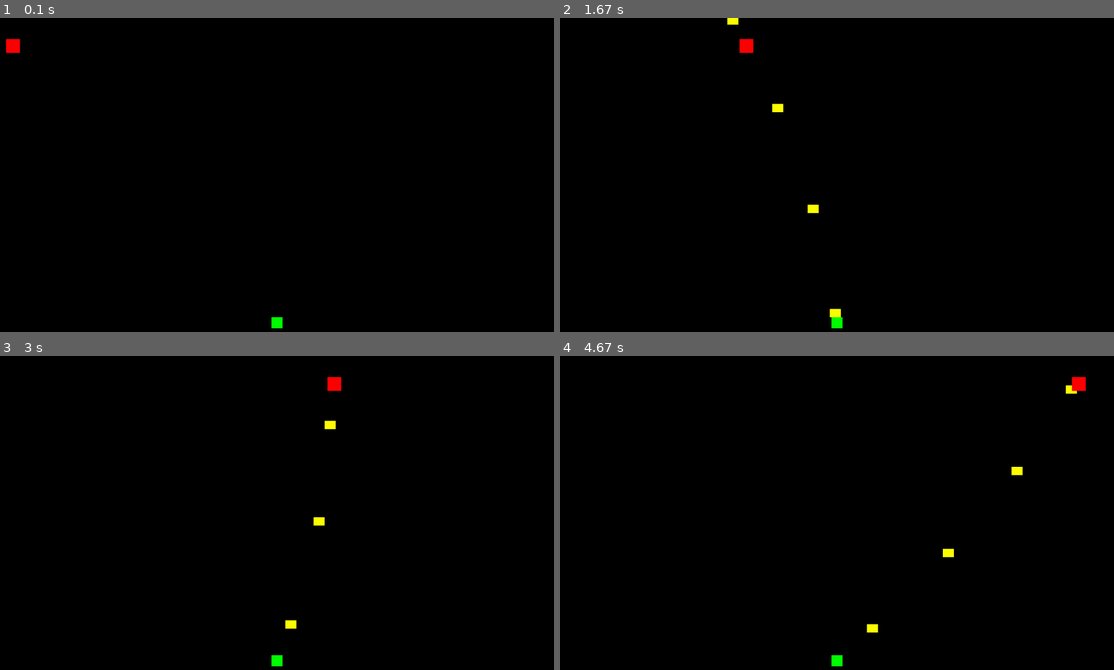
Above: before the commit, frames 1-4 (two rows, left to right).
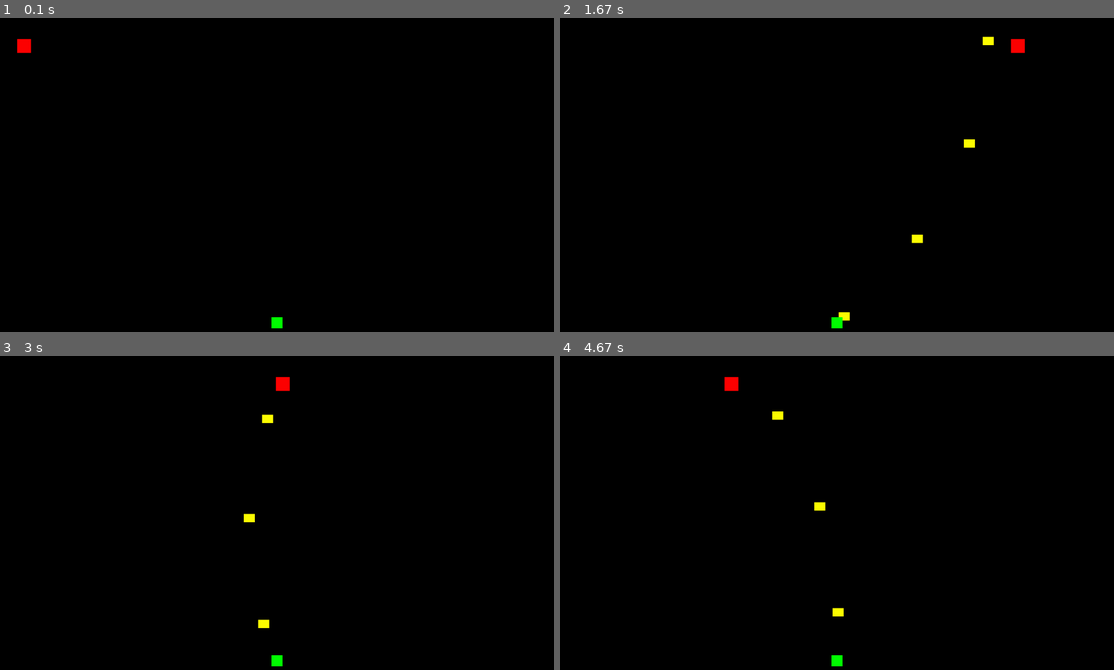
Above: after the commit, the same moments.

Repository: Acaippa/pygame-areal-fighters
Game: pygame game, started from bullet timing test/main.py
The game is run twice, just before and just after one commit, with the same random seed, the same clock (stepped at 60 frames per second) and the same inputs.
Inputs (mouse positions are in pixels of both pictures, inside the frame that each line leads up to):
- Up to frame 1 (0.1 s): no input
- Up to frame 2 (1.67 s): no input
- Up to frame 3 (3 s): no input
- Up to frame 4 (4.67 s): click (820, 465) at 3.38 s; click (759, 453) at 3.72 s

The runs differ from the first frame. In frame 1, 0.2% of the frame differs, in the area x 1-6%, y 6-12%; in frame 2, 0.7%, in the area x 30-84%, y 0-97%; in frame 3, 0.6%; in frame 4, 0.6%.

Commit message:
Change speed of the enemy and fix typo line 156

Diff:
--- a/bullet timing test/main.py
+++ b/bullet timing test/main.py
@@ -18,7 +18,7 @@
 		# Time between frames used for speed calculation
 		self.dt = 0
 		# The velocity of the enemy and the direction its traveling
-		self.xVel = 200
+		self.xVel = 500
 		self.xDir = 1
 		# Variables that will be used to store the last position of the enemy so we can later calculate its speed
 		self.last_x = 0
@@ -154,7 +154,7 @@
 		self.last_x, self.last_y = self.pos
 		self.pos = (self.pos[0] + (self.speed * cos(angle_in_radians) * self.dt), self.pos[1] + (self.speed * sin(angle_in_radians) * self.dt))
 
-		self.length_traveled = distance = sqrt((self.pos[0] - self.last_x)**2 + (self.pos[1] - self.last_y)**2)
+		self.length_traveled = sqrt((self.pos[0] - self.last_x)**2 + (self.pos[1] - self.last_y)**2)
 
 		self.draw()
 
